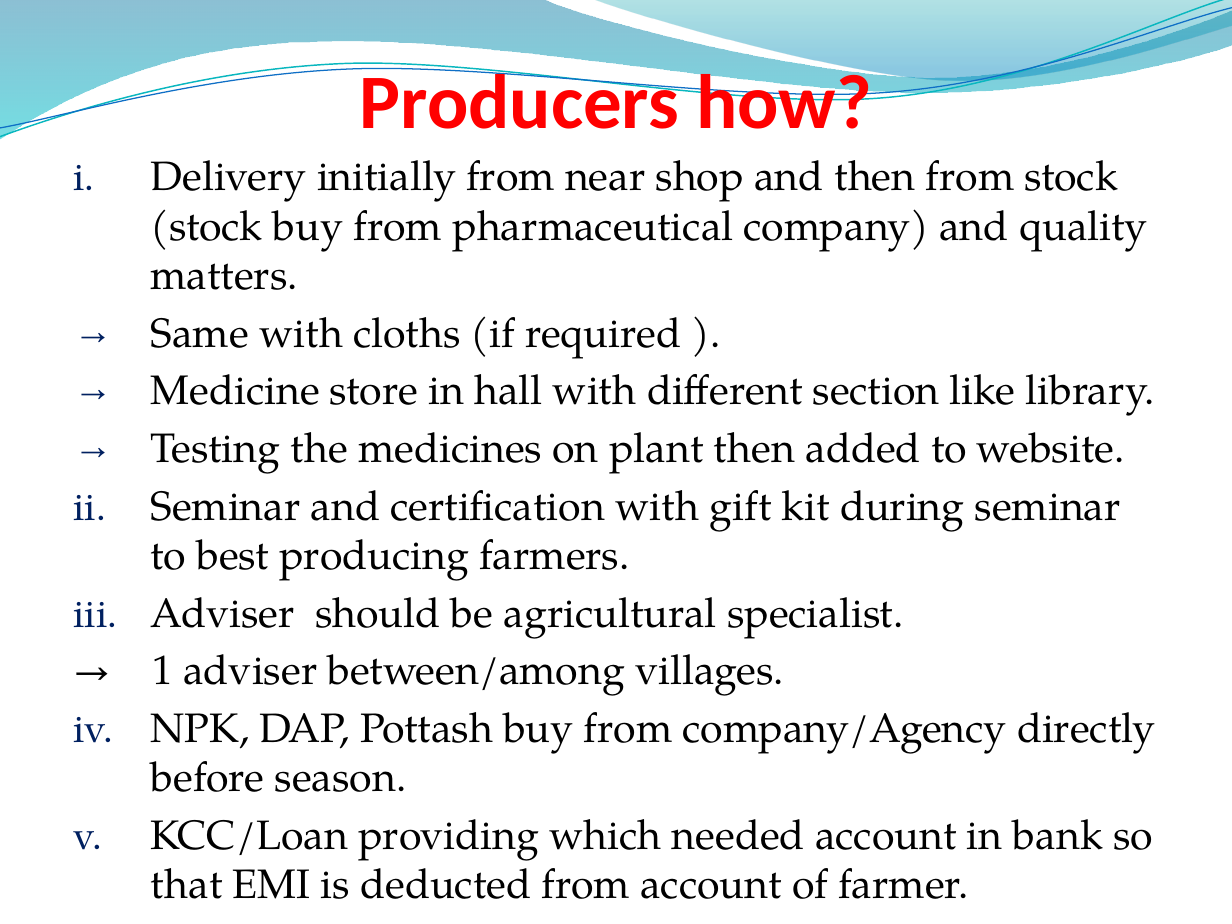
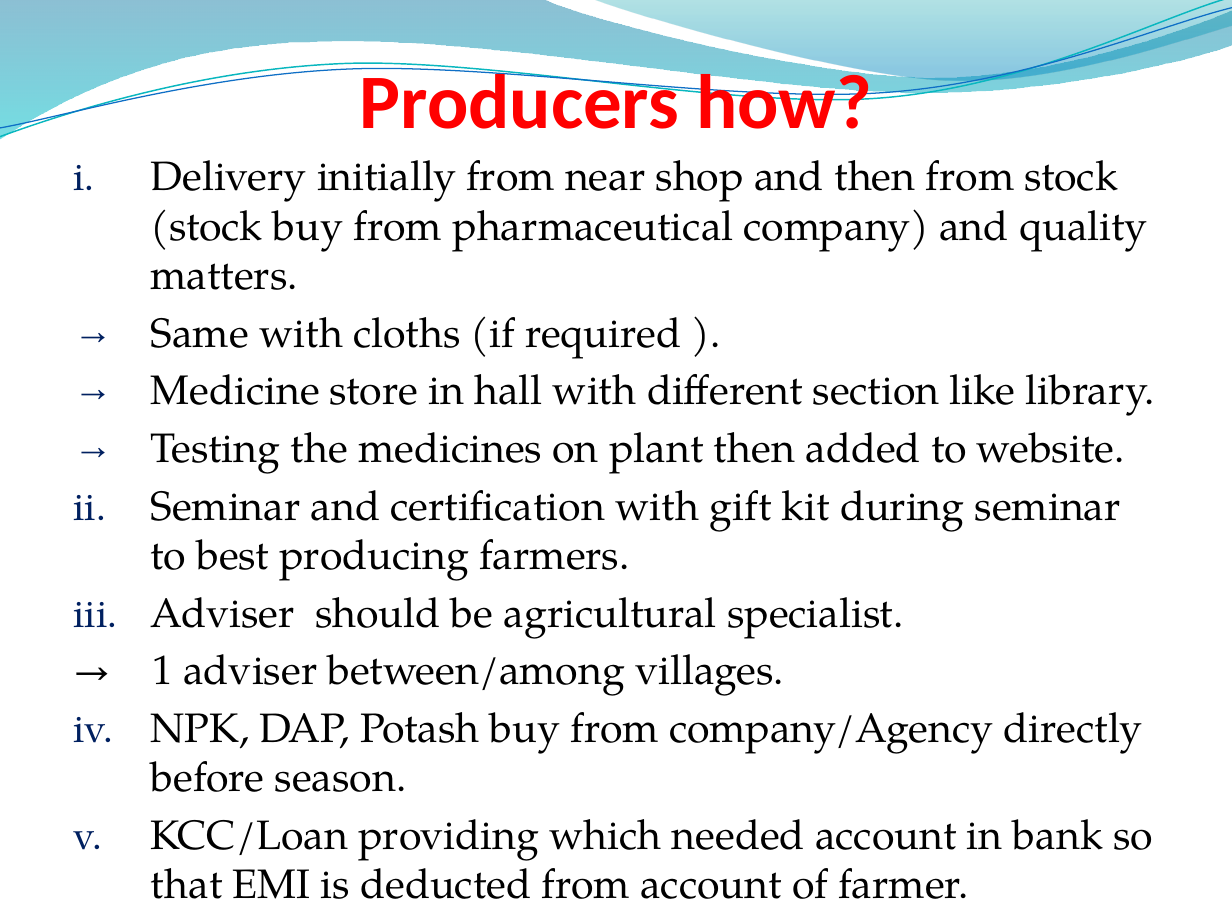
Before and after one commit to anilsinghchawda/project, a slide deck: slide 10 of project.pptx. Drawn at 1232x924 pixels with LibreOffice and Linux fonts; fonts in the diff are those of the drawing; background and template pictures are left out. Boxes give left, top, right and bottom in pixels: in the first picture for what was removed or moved away, otherwise in the second. Text is boxed around its words. In the diff, an @@ line names an element or a change of style, - is before the commit and + after.

Commit message:
ppt

```diff
--- a/project.pptx
+++ b/project.pptx
@@ text at (151,712,1142,792): text changed @@
-iv. NPK, DAP, Pottash buy from company/Agency directly before season.
+iv. NPK, DAP, Potash buy from company/Agency directly before season.
```
Also in this commit, not shown: 2 other files.
